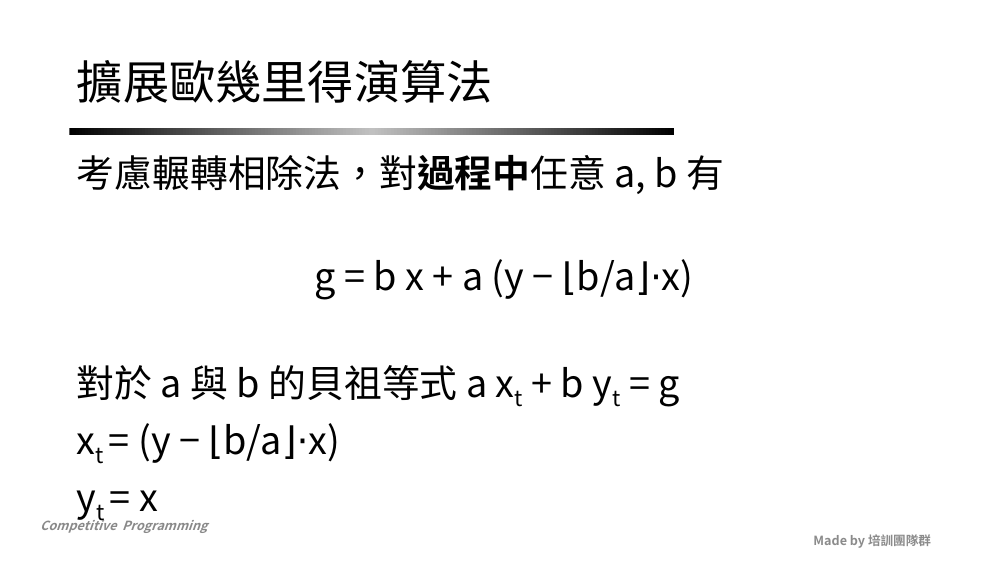
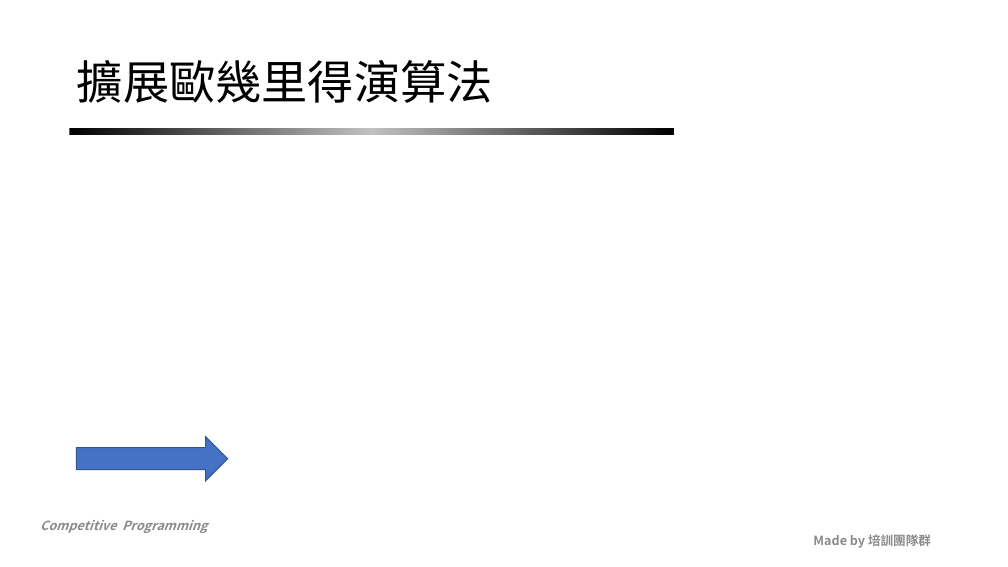
Before and after one commit to NCKUACM-Notes/nckuacm.github.io, a slide deck: slide 43 of 2019/slides/week14_1.pptx (slide 44 before the commit). Drawn at 1008x567 pixels with LibreOffice and Linux fonts; fonts in the diff are those of the drawing; grey boxes stand for pictures; background and template pictures are left out. Boxes give left, top, right and bottom in pixels: in the first picture for what was removed or moved away, otherwise in the second. Text is boxed around its words. In the diff, an @@ line names an element or a change of style, - is before the commit and + after.

```diff
--- a/2019/slides/week14_1.pptx
+++ b/2019/slides/week14_1.pptx
@@ text removed at [77,155,725,511] @@
-考慮輾轉相除法，對過程中任意 a, b 有
-g = b x + a (y − ⌊b/a⌋⋅x)
-對於 a 與 b 的貝祖等式 a xt + b yt = g
-xt = (y − ⌊b/a⌋⋅x)
-yt = x
@@ right arrow added at [76,437,228,481], fill #4472C4, outline #325491 1 pt @@
```
Also in this commit, not shown: 14 other slides changed, 1 other file.
